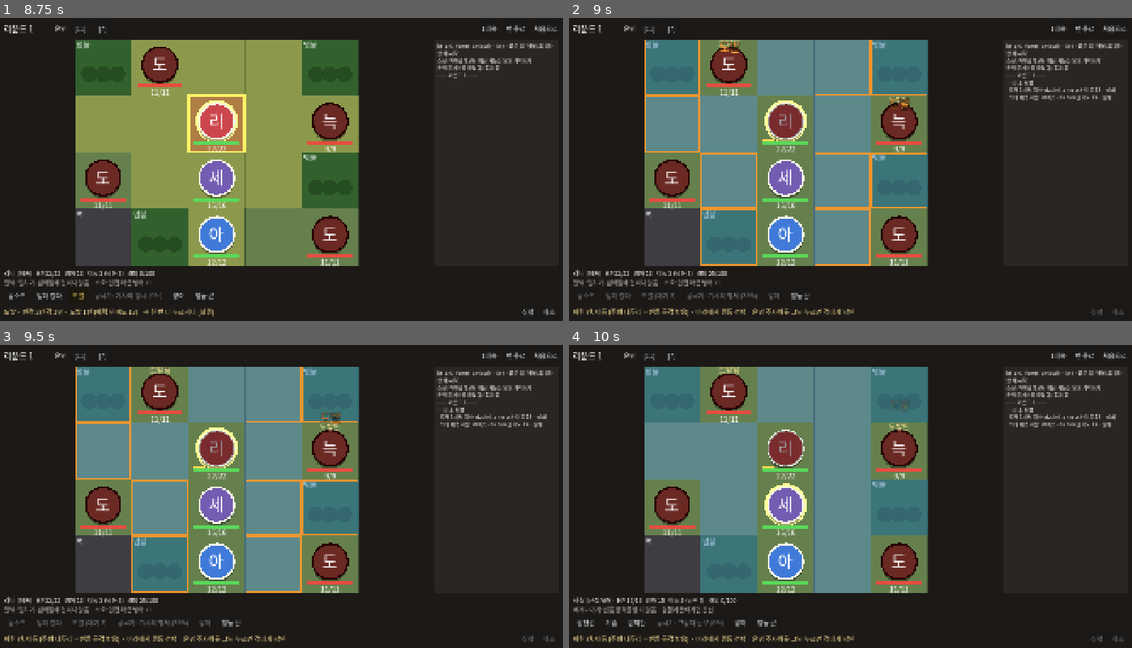
Above: before the commit, frames 1-4 (two rows, left to right).
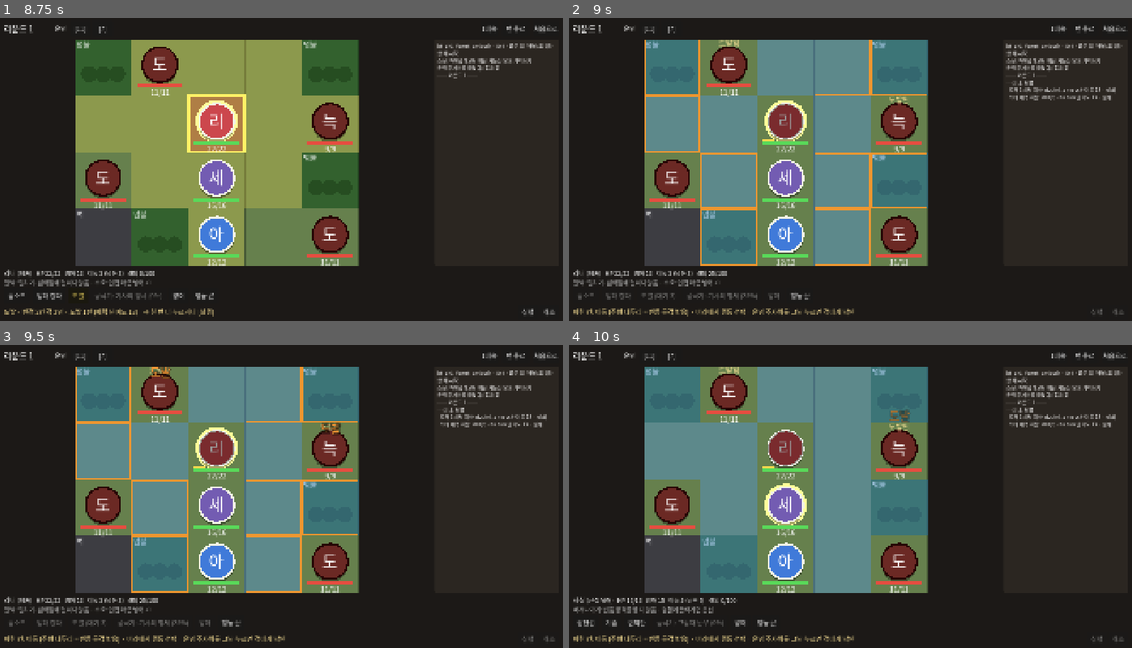
Above: after the commit, the same moments.

Repository: qruse/game
Game: Godot game, scene res://main.tscn
Two runs of this game, one before a commit and one after it. Both use one fixed random seed, a clock stepped at 60 frames per second and the inputs below.
Inputs:
- Up to frame 1 (8.75 s): click "숲속 매복 · 5×4 (좁은 맵, 포위당한 채 시작)" at 0.5 s; click "[11]" at 1.25 s; click "[15]" at 2 s; click "롱소드" at 2.75 s; click "방패 강타" at 3.5 s; click "1배속" at 4.25 s; click "2배속" at 5 s; click "처음으로" at 5.75 s; click "숲속 매복 · 5×4 (좁은 맵, 포위당한 채 시작)" at 6.5 s; click "[7]" at 7.25 s; click "도발" at 8 s
- Up to frame 2 (9 s): click "실행" at 8.75 s
- Up to frame 3 (9.5 s): no input
- Up to frame 4 (10 s): click "행동 끝" at 9.5 s

Frame 1 is identical in both runs. In frame 2, 0.2% of the frame differs, in the area x 26-61%, y 7-31%; in frame 3, 0.3%, in the area x 26-61%, y 7-30%; in frame 4, 0.1%.

Commit message:
Prototype: SD pose animation (attack/skill/hit/down), ult cut-in, skill icons, sequenced playback
Battle emits pose/cutin/die/hp events; board plays them in order after movement,
lunges toward targets, shakes on hit, fades defeated enemies, and keeps HP bars in
step with the animation. Action buttons show skill icons from art/final/icons.
--demo/--at= flags capture frames for checking.

Co-Authored-By: Claude Opus 5.5 <noreply@anthropic.com>

Diff:
--- a/godot/scripts/battle.gd
+++ b/godot/scripts/battle.gd
@@ -340,12 +340,20 @@
 	return ("+%d" % n) if n >= 0 else str(n)
 
 
+var _posed := -1  # 이번 행동에서 이미 동작을 보여 준 유닛 (스킬 안의 공격 굴림이 동작을 또 넣지 않게)
+
+
 func _log(t: String) -> void:
 	events.append({"t": "log", "text": t})
 
 
 func _float(c: Vector2i, text: String, col: Color) -> void:
 	events.append({"t": "float", "cell": c, "text": text, "color": col})
+
+
+## 연출용: SD 동작(attack/skill/hit). 보드가 순서대로 재생한다
+func _pose(u: Unit, pose: String, cell: Vector2i) -> void:
+	events.append({"t": "pose", "uid": u.uid, "pose": pose, "cell": cell})
 
 
 func _move_ev(u: Unit, path: Array) -> void:
@@ -629,6 +637,8 @@
 
 
 func attack(att: Unit, tgt: Unit, dmg: String, ranged: bool, opts := {}) -> bool:
+	if att.uid != _posed:
+		_pose(att, "attack", tgt.pos)
 	var a := adv_state(att, tgt, ranged, opts)
 	var fixed: int = opts.get("fate", 0)
 	if fixed > 0:
@@ -697,12 +707,15 @@
 		amount = ceili(amount / 2.0)
 	t.hp -= amount
 	_float(t.pos, "-%d" % amount, RED)
+	if t.hp > 0:
+		_pose(t, "hit", t.pos)
 	t.st.erase("sleep")
 	t.resolve = mini(100, t.resolve + 15)
 	if (src == "fire" or src == "oil") and t.side == "enemy":
 		_fire_hits[t.uid] = true
 		if t.is_boss and src == "oil":
 			_legend("boss_oil")
+	events.append({"t": "hp", "uid": t.uid, "hp": maxi(0, t.hp), "before": t.hp + amount})
 	if t.hp <= 0:
 		t.hp = 0
 		if t.side == "ally":
@@ -713,6 +726,7 @@
 			_float(t.pos, "쓰러짐", RED)
 		else:
 			t.removed = true
+			events.append({"t": "die", "uid": t.uid})
 			_log("%s 처치" % t.name)
 			_on_enemy_down(t)
 	elif t.is_boss and not t.phase2 and t.hp * 2 <= t.max_hp:
@@ -729,8 +743,10 @@
 		t.acted = true
 		t.move_left = 0
 		_log("%s 일어남" % t.name)
+	var before := t.hp
 	t.hp = mini(t.max_hp, t.hp + amount)
 	_float(t.pos, "+%d" % amount, GREEN)
+	events.append({"t": "hp", "uid": t.uid, "hp": t.hp, "before": before})
 
 
 func _fire_hurt(u: Unit) -> void:
@@ -1213,6 +1229,12 @@
 		fv = fate[fate_idx]
 		fate.remove_at(fate_idx)
 	_log("— %s: %s" % [u.name, s.name])
+	_posed = -1
+	if sid == u.ult:
+		events.append({"t": "cutin", "uid": u.uid})
+	if not sid.ends_with("_basic"):
+		_pose(u, "skill", cell)
+		_posed = u.uid
 	_fire_hits = {}
 	var dc := 8 + u.atk
 	var tgt := unit_at(cell)
--- a/godot/scripts/board.gd
+++ b/godot/scripts/board.gd
@@ -25,7 +25,8 @@
 var selected_uid := -1
 var dim_acted := true
 var speed := 1.0
-var sprites := {}  # uid -> Texture2D (SD 그림이 있으면 동그라미 대신 그린다)
+var sprites := {}  # uid -> {"idle": Texture2D, "attack": …} (SD 그림이 있으면 동그라미 대신 그린다)
+var cutins := {}  # uid -> Texture2D (궁극기 컷인)
 var bg_tex: Texture2D = null  # 전투 맵 배경 그림. 있으면 칸 영역을 battle.bg_grid 에 맞춰 깐다
 
 ## SD 캔버스(512) 안에서 발끝 기준선 위치 (style-guide.md 6절: 아래에서 24px)
@@ -35,6 +36,16 @@
 var _disp := {}
 var _queue := {}
 var _floats: Array = []
+var _seq: Array = []  # 전투 연출 이벤트를 순서대로 재생 (이동이 끝나야 다음 동작)
+var _wait := 0.0
+var _poses := {}  # uid -> {pose, t, dur, dir}
+var _dying := {}  # 처치됐지만 아직 쓰러지는 연출 전인 유닛
+var _cutin := {}
+var _hp := {}  # uid -> 화면에 보이는 HP (맞는 연출과 함께 줄어든다)
+
+const POSE_DUR := {"attack": 0.45, "skill": 0.6, "hit": 0.4}
+const POSE_WAIT := {"attack": 0.3, "skill": 0.4, "hit": 0.0}
+const CUTIN_DUR := 1.2
 var _ts := 64.0
 var _origin := Vector2.ZERO
 
@@ -43,6 +54,12 @@
 	_disp.clear()
 	_queue.clear()
 	_floats.clear()
+	_seq.clear()
+	_poses.clear()
+	_dying.clear()
+	_cutin = {}
+	_hp.clear()
+	_wait = 0.0
 	for u in battle.units:
 		_disp[u.uid] = Vector2(u.pos)
 
@@ -62,7 +79,50 @@
 	_floats.append({"cell": cell, "text": text, "color": col, "t": -0.3 * n})
 
 
+## 이동, 동작, 숫자, 컷인을 한 줄로 세워 차례로 보여 준다
+func push(ev: Dictionary) -> void:
+	if ev.t == "die":
+		_dying[ev.uid] = true
+	if ev.t == "hp" and not _hp.has(ev.uid):
+		# 첫 변화 전까지는 바뀌기 전 값을 보여 준다
+		_hp[ev.uid] = ev.before
+	_seq.append(ev)
+
+
+func _moving() -> bool:
+	for q in _queue.values():
+		if not q.is_empty():
+			return true
+	return false
+
+
+func _run_seq(delta: float) -> void:
+	_wait -= delta * speed
+	while _wait <= 0.0 and not _seq.is_empty() and not _moving():
+		var ev: Dictionary = _seq.pop_front()
+		match ev.t:
+			"move":
+				queue_move(ev.uid, ev.path)
+			"float":
+				add_float(ev.cell, ev.text, ev.color)
+			"hp":
+				_hp[ev.uid] = ev.hp
+			"pose":
+				var dir: Vector2 = Vector2(ev.cell) - _disp.get(ev.uid, Vector2(ev.cell))
+				_poses[ev.uid] = {"pose": ev.pose, "t": 0.0, "dur": POSE_DUR.get(ev.pose, 0.4), "dir": dir.normalized() if dir.length() > 0.01 else Vector2.ZERO}
+				_wait = POSE_WAIT.get(ev.pose, 0.2)
+			"die":
+				_poses[ev.uid] = {"pose": "hit", "t": 0.0, "dur": 0.5, "dir": Vector2.ZERO}
+				_wait = 0.25
+			"cutin":
+				if cutins.has(ev.uid):
+					_cutin = {"tex": cutins[ev.uid], "t": 0.0}
+					_wait = CUTIN_DUR
+
+
 func busy() -> bool:
+	if not _seq.is_empty() or _wait > 0.0 or not _cutin.is_empty():
+		return true
 	for q in _queue.values():
 		if not q.is_empty():
 			return true
@@ -82,6 +142,16 @@
 		_disp[u.uid] = nv
 		if not q.is_empty() and nv.distance_to(goal) < 0.001:
 			q.pop_front()
+	_run_seq(delta)
+	for uid in _poses.keys():
+		_poses[uid].t += delta * speed
+		if _poses[uid].t >= _poses[uid].dur:
+			_poses.erase(uid)
+			_dying.erase(uid)
+	if not _cutin.is_empty():
+		_cutin.t += delta * speed
+		if _cutin.t >= CUTIN_DUR:
+			_cutin = {}
 	for f in _floats:
 		f.t += delta * speed
 	_floats = _floats.filter(func(f): return f.t < 1.4)
@@ -161,14 +231,26 @@
 		draw_rect(_rect(pending).grow(-1), Color(1.0, 0.95, 0.4), false, line_w * 2.0)
 
 	for u in battle.units:
-		if u.removed:
+		if u.removed and not _dying.has(u.uid):
 			continue
 		var p: Vector2 = _origin + (_disp.get(u.uid, Vector2(u.pos)) + Vector2(0.5, 0.45)) * _ts
 		var rad := _ts * (0.36 if u.is_boss else 0.31)
 		var col: Color = u.color
 		if u.downed:
 			col = Color(0.35, 0.35, 0.35)
-		var tex: Texture2D = sprites.get(u.uid)
+		var ps: Dictionary = _poses.get(u.uid, {})
+		var pk: String = ps.get("pose", "idle")
+		if ps.is_empty() and u.downed:
+			pk = "down"
+		var frames: Dictionary = sprites.get(u.uid, {})
+		var tex: Texture2D = frames.get(pk, frames.get("idle"))
+		# 공격·스킬은 대상 쪽으로 살짝 내딛고, 맞으면 흔들린다
+		if not ps.is_empty():
+			var k: float = ps.t / ps.dur
+			if pk == "attack":
+				p += ps.dir * _ts * 0.28 * sin(k * PI)
+			elif pk == "hit":
+				p.x += sin(ps.t * 70.0) * _ts * 0.05 * (1.0 - k)
 		var top_y := p.y - rad
 		if tex != null:
 			# SD: 발끝을 칸 아래쪽에 맞추고, 발밑에 팀 색 타원
@@ -178,10 +260,17 @@
 			_ellipse(feet, _ts * 0.34, _ts * 0.11, Color(col, 0.85))
 			var sz := _ts * SD_SCALE
 			var rect := Rect2(feet.x - sz / 2.0, feet.y - sz * SD_FEET, sz, sz)
-			if u.side == "enemy":
+			var face_left: bool = u.side == "enemy"
+			if not ps.is_empty() and absf(ps.dir.x) > 0.01:
+				face_left = ps.dir.x < 0
+			if face_left:
 				rect = Rect2(rect.position + Vector2(sz, 0), Vector2(-sz, sz))
 			var mod := Color.WHITE
-			if u.downed:
+			if pk == "hit":
+				mod = Color(1.0, 0.55, 0.55)
+			if u.removed:
+				mod.a = 1.0 - ps.get("t", 0.0) / ps.get("dur", 1.0)
+			elif u.downed and not frames.has("down"):
 				mod = Color(0.4, 0.4, 0.4, 0.8)
 			elif dim_acted and u.side == "ally" and u.acted:
 				mod = Color(0.6, 0.6, 0.6)
@@ -191,6 +280,10 @@
 		else:
 			if u.uid == selected_uid:
 				draw_circle(p, rad + line_w * 2.5, Color(1.0, 1.0, 0.6))
+			if pk == "hit":
+				col = col.lerp(Color(1, 0.3, 0.3), 0.5)
+			if u.removed:
+				col.a = 1.0 - ps.get("t", 0.0) / ps.get("dur", 1.0)
 			draw_circle(p + Vector2(0, rad * 0.18), rad, Color(0, 0, 0, 0.35))
 			draw_circle(p, rad, col)
 			draw_arc(p, rad, 0, TAU, 40, Color(0.95, 0.95, 0.9) if u.side == "ally" else Color(0.15, 0.02, 0.02), line_w * 1.4)
@@ -202,9 +295,10 @@
 		var bp := p + Vector2(-bw / 2.0, rad + _ts * 0.04)
 		var bh := maxf(5.0, _ts * 0.06)
 		draw_rect(Rect2(bp, Vector2(bw, bh)), Color(0, 0, 0, 0.7))
-		var ratio := float(u.hp) / float(u.max_hp)
+		var shp: int = _hp.get(u.uid, u.hp)
+		var ratio := float(shp) / float(u.max_hp)
 		draw_rect(Rect2(bp, Vector2(bw * ratio, bh)), Color(0.35, 0.85, 0.35) if u.side == "ally" else Color(0.9, 0.3, 0.25))
-		draw_string(font, bp + Vector2(0, bh + fs), "%d/%d" % [u.hp, u.max_hp], HORIZONTAL_ALIGNMENT_CENTER, bw, fs, Color.WHITE)
+		draw_string(font, bp + Vector2(0, bh + fs), "%d/%d" % [shp, u.max_hp], HORIZONTAL_ALIGNMENT_CENTER, bw, fs, Color.WHITE)
 		if u.side == "ally" and not u.downed:
 			draw_rect(Rect2(bp + Vector2(0, -bh * 0.6), Vector2(bw * u.resolve / 100.0, bh * 0.45)), Color(1.0, 0.85, 0.3))
 		var sts: Array = battle.status_names(u)
@@ -228,6 +322,24 @@
 		draw_string_outline(font, fp - Vector2(_ts, 0), f.text, HORIZONTAL_ALIGNMENT_CENTER, _ts * 2.0, ff, 6, Color(0, 0, 0, a))
 		draw_string(font, fp - Vector2(_ts, 0), f.text, HORIZONTAL_ALIGNMENT_CENTER, _ts * 2.0, ff, fc)
 
+	if not _cutin.is_empty():
+		_draw_cutin()
+
+
+## 궁극기 컷인: 어두운 띠 위로 그림이 오른쪽에서 미끄러져 들어왔다 빠진다
+func _draw_cutin() -> void:
+	var tex: Texture2D = _cutin.tex
+	var k: float = _cutin.t / CUTIN_DUR
+	var a := clampf(minf(k, 1.0 - k) * 8.0, 0.0, 1.0)
+	var bh := size.y * 0.42
+	var band := Rect2(0, (size.y - bh) / 2.0, size.x, bh)
+	draw_rect(Rect2(Vector2.ZERO, size), Color(0, 0, 0, 0.45 * a))
+	var tw := bh * tex.get_width() / float(tex.get_height())
+	var slide := (1.0 - ease(clampf(k * 4.0, 0.0, 1.0), 0.3)) * size.x * 0.5 - k * size.x * 0.06
+	draw_texture_rect(tex, Rect2((size.x - tw) / 2.0 + slide, band.position.y, tw, bh), false, Color(1, 1, 1, a))
+	draw_rect(Rect2(0, band.position.y - 4, size.x, 4), Color(1.0, 0.85, 0.4, a))
+	draw_rect(Rect2(0, band.end.y, size.x, 4), Color(1.0, 0.85, 0.4, a))
+
 
 func _ellipse(c: Vector2, rx: float, ry: float, col: Color) -> void:
 	var pts := PackedVector2Array()
--- a/godot/scripts/main.gd
+++ b/godot/scripts/main.gd
@@ -28,6 +28,9 @@
 var speed := 1.0
 var _msg := ""
 var _shot := ""
+var _demo := false
+var _shot_at: Array = []
+var icons := {}  # 스킬 id -> 아이콘 Texture2D (art/final/icons/skills)
 
 var menu: Control
 var hud: Control
@@ -69,19 +72,46 @@
 			_shot = a.get_slice("=", 1)
 		elif a == "--select":
 			auto_select = true
+		elif a == "--demo":
+			_demo = true
+		elif a.begins_with("--at="):
+			_shot_at = Array(a.get_slice("=", 1).split(",", false)).map(func(x): return float(x))
 	if auto_start:
 		_start()
 		if auto_select:
 			sel = battle.side_units("ally")[0]
 			_refresh()
+	if _demo and battle != null:
+		_run_demo()
 	if _shot != "":
 		_take_shot()
 
 
 func _take_shot() -> void:
-	await get_tree().create_timer(1.5).timeout
-	get_viewport().get_texture().get_image().save_png(_shot)
+	if _shot_at.is_empty():
+		await get_tree().create_timer(1.5).timeout
+		get_viewport().get_texture().get_image().save_png(_shot)
+	else:
+		var t0 := 0.0
+		for i in _shot_at.size():
+			await get_tree().create_timer(_shot_at[i] - t0).timeout
+			t0 = _shot_at[i]
+			get_viewport().get_texture().get_image().save_png(_shot.replace(".png", "_%d.png" % i))
 	get_tree().quit()
+
+
+## 확인용: 아군이 자동으로 한 턴 움직인다. 세실은 궁극기를 쓴다 (컷인, 동작 연출 확인)
+func _run_demo() -> void:
+	await get_tree().create_timer(0.5).timeout
+	for a in battle.side_units("ally"):
+		if a.key == "cecile":
+			a.resolve = 100
+			battle.use_skill(a, a.ult, a.pos)
+		else:
+			battle.auto_act(a)
+		_flush()
+		_refresh()
+		await _wait_board()
 
 
 func _setup_theme() -> void:
@@ -293,6 +323,8 @@
 ## 저장소의 art/final 에 SD 그림이 있으면 쓴다 (없으면 동그라미)
 func _load_sprites() -> void:
 	board.sprites.clear()
+	board.cutins.clear()
+	icons.clear()
 	board.bg_tex = null
 	var map_id: String = battle.title.get_slice(" ", 0)
 	var bg_path := ProjectSettings.globalize_path("res://").path_join("../art/final/backgrounds/battle/%s.png" % map_id)
@@ -305,12 +337,32 @@
 		if u.side != "ally":
 			continue
 		var folder: String = Defs.ALLIES[u.key].get("art", "")
-		var path := art_root.path_join(folder).path_join("%s_sd_idle.png" % folder.get_slice("_", 0))
-		if folder == "" or not FileAccess.file_exists(path):
+		if folder == "":
 			continue
-		var img := Image.load_from_file(path)
-		if img != null:
-			board.sprites[u.uid] = ImageTexture.create_from_image(img)
+		var pre := folder.get_slice("_", 0)
+		var frames := {}
+		for pose in ["idle", "attack", "skill", "hit", "down"]:
+			var t := _tex(art_root.path_join(folder).path_join("%s_sd_%s.png" % [pre, pose]))
+			if t != null:
+				frames[pose] = t
+		if frames.has("idle"):
+			board.sprites[u.uid] = frames
+		var ct := _tex(art_root.path_join(folder).path_join("%s_cutin.png" % pre))
+		if ct != null:
+			board.cutins[u.uid] = ct
+		var acts: Array = Defs.ALLIES[u.key].actions
+		var icon_dir := art_root.path_join("../icons/skills")
+		for pair in [[acts[1], "skill1"], [acts[2], "skill2"], [Defs.ALLIES[u.key].ult, "ult"]]:
+			var it := _tex(icon_dir.path_join("%s_icon_%s.png" % [pre, pair[1]]))
+			if it != null:
+				icons[pair[0]] = it
+
+
+func _tex(path: String) -> Texture2D:
+	if not FileAccess.file_exists(path):
+		return null
+	var img := Image.load_from_file(path)
+	return ImageTexture.create_from_image(img) if img != null else null
 
 
 func _to_menu() -> void:
@@ -329,10 +381,8 @@
 		match ev.t:
 			"log":
 				log_box.add_text(ev.text + "\n")
-			"float":
-				board.add_float(ev.cell, ev.text, ev.color)
-			"move":
-				board.queue_move(ev.uid, ev.path)
+			_:
+				board.push(ev)
 	battle.events.clear()
 
 
@@ -603,6 +653,9 @@
 				dis = true
 		var b := _btn("  %s  " % label, _pick_action.bind(sid))
 		b.disabled = dis
+		if icons.has(sid):
+			b.icon = icons[sid]
+			b.add_theme_constant_override("icon_max_width", 44)
 		b.tooltip_text = s.desc
 		if sid == cur:
 			b.modulate = Color(1.0, 0.9, 0.4)
